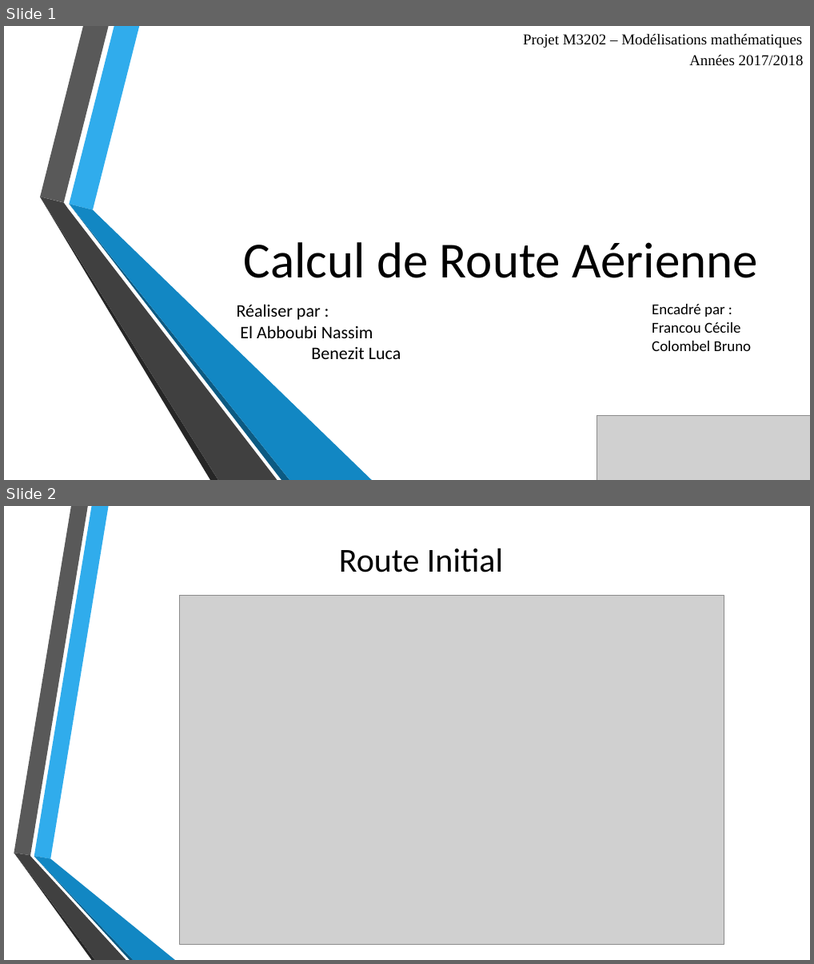
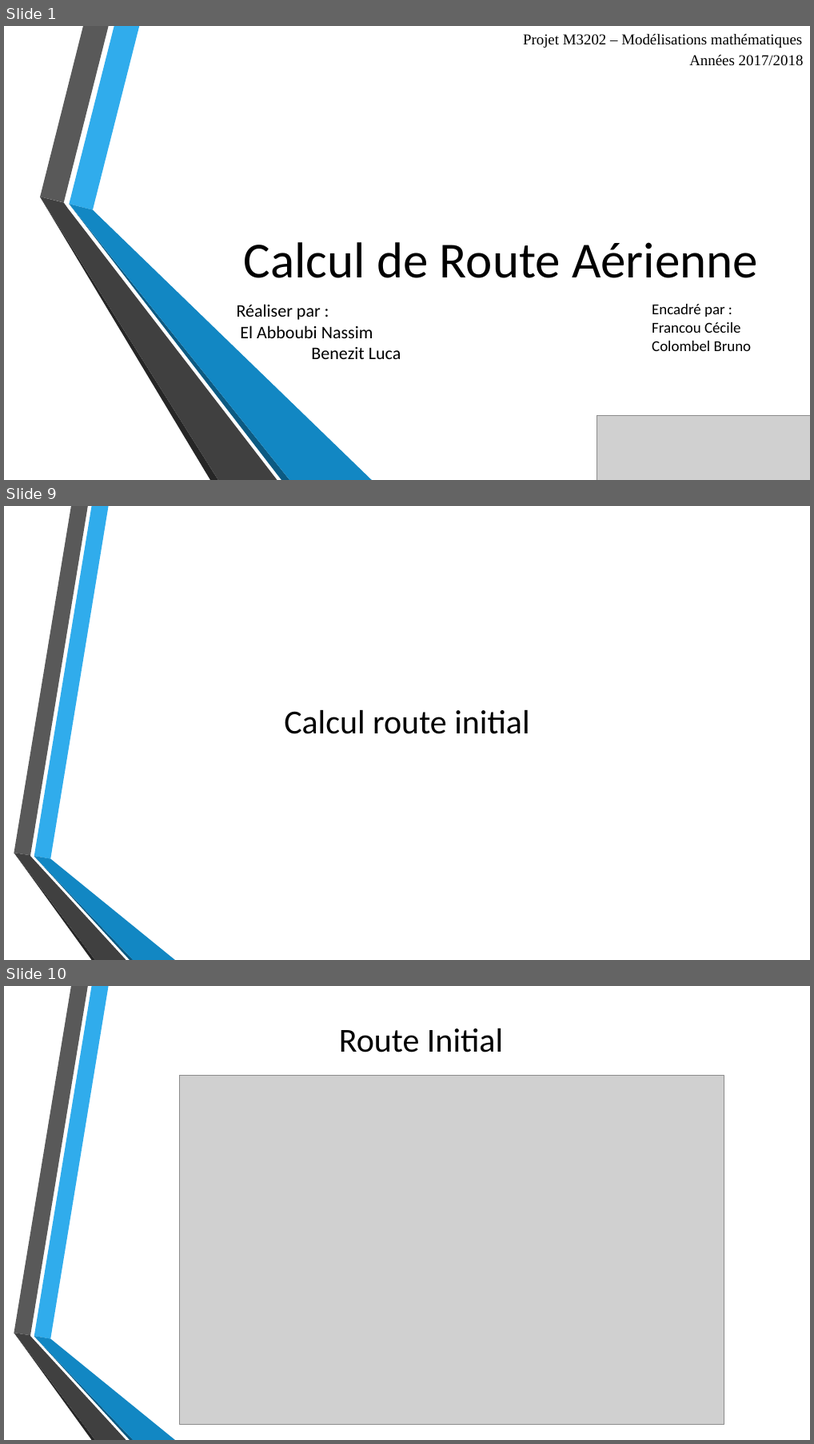
Before and after one commit to KingRid3r/RouteAerienne, a slide deck: CalculdeRouteAérienne.pptx. Shown one above the other, each under a label of ours: slides 1 and 2 before the commit, slides 1, 9 and 10 after it; the slides between them are not shown. The pictures are 814x964 and 814x1444 pixels, drawn with LibreOffice and Linux fonts; fonts in the diff are those of the drawing; grey boxes stand for pictures; background and template pictures are left out. Boxes give left, top, right and bottom in pixels: in the first picture for what was removed or moved away, otherwise in the second. Text is boxed around its words. In the diff, an @@ line names an element or a change of style, - is before the commit and + after.

```diff
--- a/CalculdeRouteAérienne.pptx
+++ b/CalculdeRouteAérienne.pptx
@@ slide 9 added at bbox=[4, 506, 810, 960], background picture (left out); not listed: 6 template elements that a slide beside it also shows @@
@@ title added at bbox=[284, 710, 530, 734], 40 pt, text #000000 @@
+Calcul route initial
@@ what was slide 2 is now slide 10 @@
```
Also in this commit, not shown: 7 other slides added.
